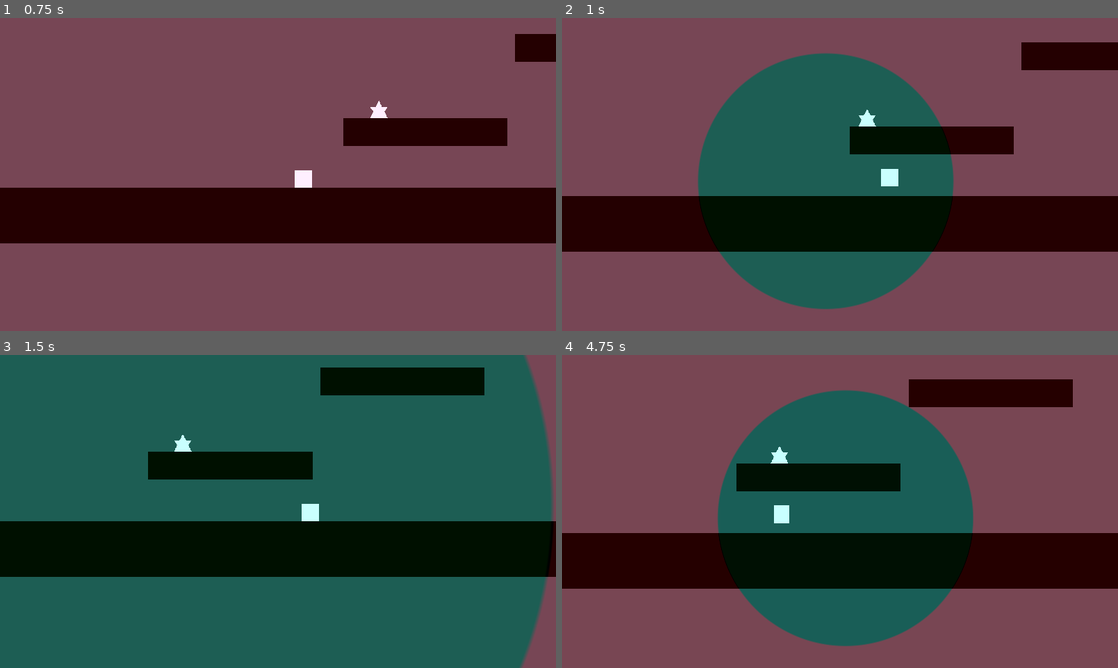
Above: before the commit, frames 1-4 (two rows, left to right).
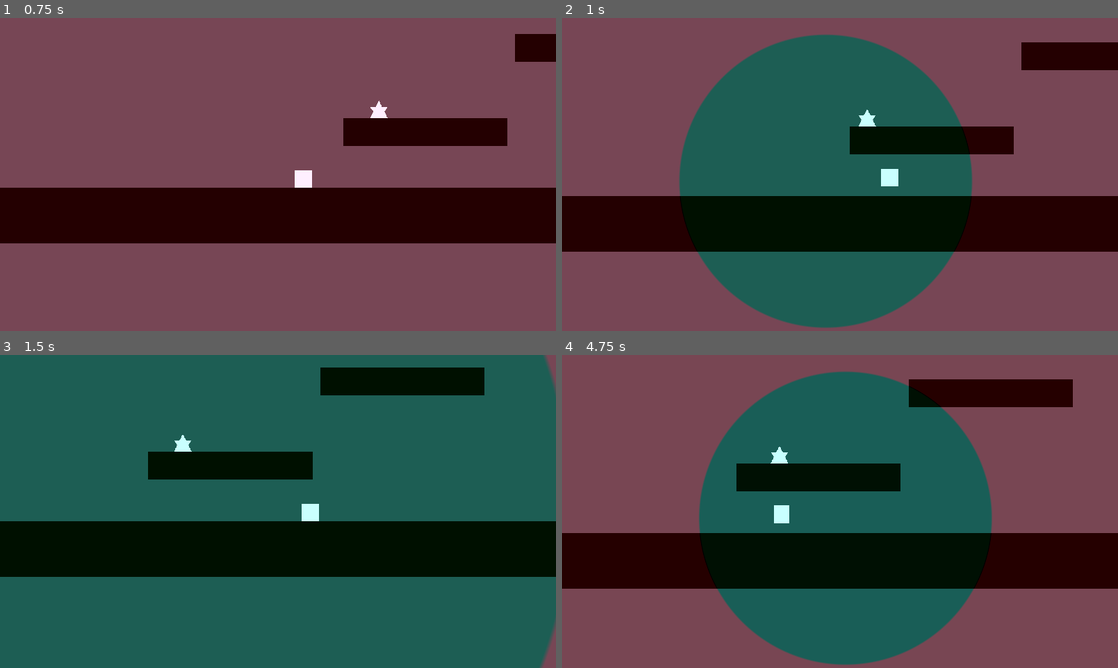
Above: after the commit, the same moments.

Repository: noc7c9/dye-dont-die
Game: Godot game, scene res://Main.tscn
The game is run twice, just before and just after one commit, with the same random seed, the same clock (stepped at 60 frames per second) and the same inputs.
Inputs:
- Up to frame 1 (0.75 s): hold Right (move_right) from 0.53 s (still down); hold Shift from 0.53 s (still down)
- Up to frame 2 (1 s): keep holding Right (move_right); keep holding Shift; tap Space (jump) at 0.77 s
- Up to frame 3 (1.5 s): release Right (move_right) at 1.28 s; release Shift at 1.28 s; hold S from 1.28 s (still down); tap Shift at 1.35 s
- Up to frame 4 (4.75 s): tap Space (jump) at 1.52, 3.02, 3.77, 4.52 s; release S at 2.03 s; hold Right (move_right) 2.03-2.78 s; hold Shift 2.03-2.78 s; hold W 2.78-3.53 s; tap Shift at 2.85, 4.35 s; hold Shift 3.53-4.28 s; hold Left (move_left) from 3.53 s (still down)

Frame 1 is identical in both runs. In frame 2, 9.5% of the frame differs, in the area x 21-74%, y 5-100%; in frame 3, 2.2%; in frame 4, 9.5%, in the area x 24-78%, y 5-100%.

Commit message:
Fix issues with player being outside the color bubble

Diff:
--- a/src/ColorBubbleManager/ColorBubble.gd
+++ b/src/ColorBubbleManager/ColorBubble.gd
@@ -6,8 +6,12 @@
 var end_velocity: float = 500
 var deceleration: float = 250
 
+const SCALE_PLAYER_BUFFER = 50.0
+
 var velocity: float = start_velocity
 var hue: float = 0;
+
+onready var player = GameManager.get_player()
 
 func _ready():
     scale.x = 0
@@ -15,11 +19,25 @@
 
 func _process(delta):
     scale.x += velocity * delta
-    scale.y = scale.x
 
     velocity = clamp(velocity - deceleration * delta, end_velocity,
             start_velocity)
 
+    # keep the player inside the bubble
+    var dist = get_player_dist_from_center()
+    if dist > scale.x:
+        scale.x = dist
+
+    scale.y = scale.x
+
+func get_player_dist_from_center() -> float:
+    var dist = self.global_position.distance_to(player.global_position)
+    return dist * 2.0 + SCALE_PLAYER_BUFFER
+
+func get_player_dist_from_edge() -> float:
+    var dist = get_player_dist_from_center()
+    return scale.x - dist
+
 func set_hue(new_hue: float):
     self.hue = new_hue;
     self.material.set_shader_param("hue", hue)
--- a/src/ColorBubbleManager/ColorBubbleManager.gd
+++ b/src/ColorBubbleManager/ColorBubbleManager.gd
@@ -8,6 +8,8 @@
 onready var background = $Background;
 
 const BUBBLE_SCALE_CUTOFF = 2000
+const BUBBLE_PLAYER_EDGE_MIN_DIST = 800
+
 var bubbles: Array = []
 
 var hue_shift: float = 0
@@ -21,6 +23,18 @@
     background.material.set_shader_param("hue", get_hue_and_shift())
     assert(GameManager.connect('color_change', self, 'on_color_change') == OK)
 
+func _process(_delta: float):
+    if len(bubbles) == 0: return
+
+    # delete the oldest bubble if it has scaled past the scale cutoff
+    var bubble = bubbles[0]
+    var dist_from_edge = bubble.get_player_dist_from_edge()
+    if (bubble.scale.x > BUBBLE_SCALE_CUTOFF
+            && dist_from_edge > BUBBLE_PLAYER_EDGE_MIN_DIST):
+        bubble.queue_free()
+        bubbles.remove(0)
+        background.material.set_shader_param("hue", bubble.hue)
+
 func on_color_change():
     var new_bubble = color_bubble.instance()
     new_bubble.set_hue(get_hue_and_shift())
@@ -28,23 +42,3 @@
 
     self.add_child(new_bubble)
     bubbles.append(new_bubble)
-
-    # delete all bubbles that have scaled past the scale cutoff
-    # forward iterate so that bubbles that were created later set the background
-    # hue last
-    # (ie. old bubble hues don't override newer hues)
-    var i = 0
-    while i < len(bubbles):
-        var bubble = bubbles[i]
-        if bubble.scale.x > BUBBLE_SCALE_CUTOFF:
-            bubble.queue_free()
-            bubbles[i] = null # mark for deletion
-            background.material.set_shader_param("hue", bubble.hue)
-        i += 1
-
-    # reverse iterate and delete all bubbles that are marked for deletion
-    i = len(bubbles) - 1
-    while i >= 0:
-        if bubbles[i] == null:
-            bubbles.remove(i)
-        i -= 1
